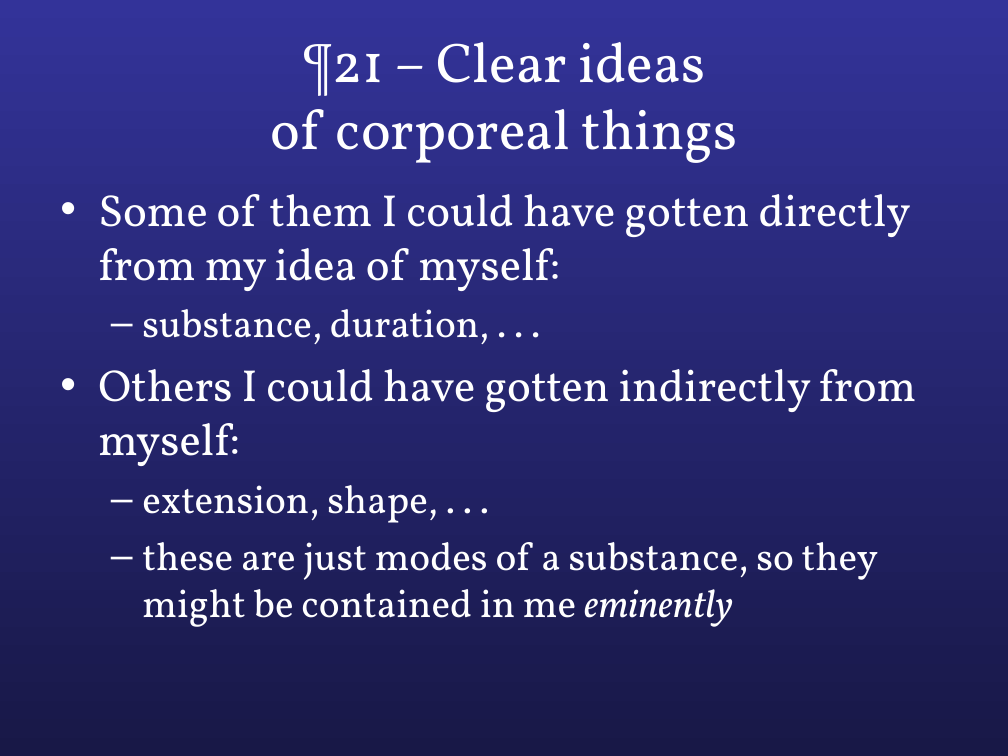
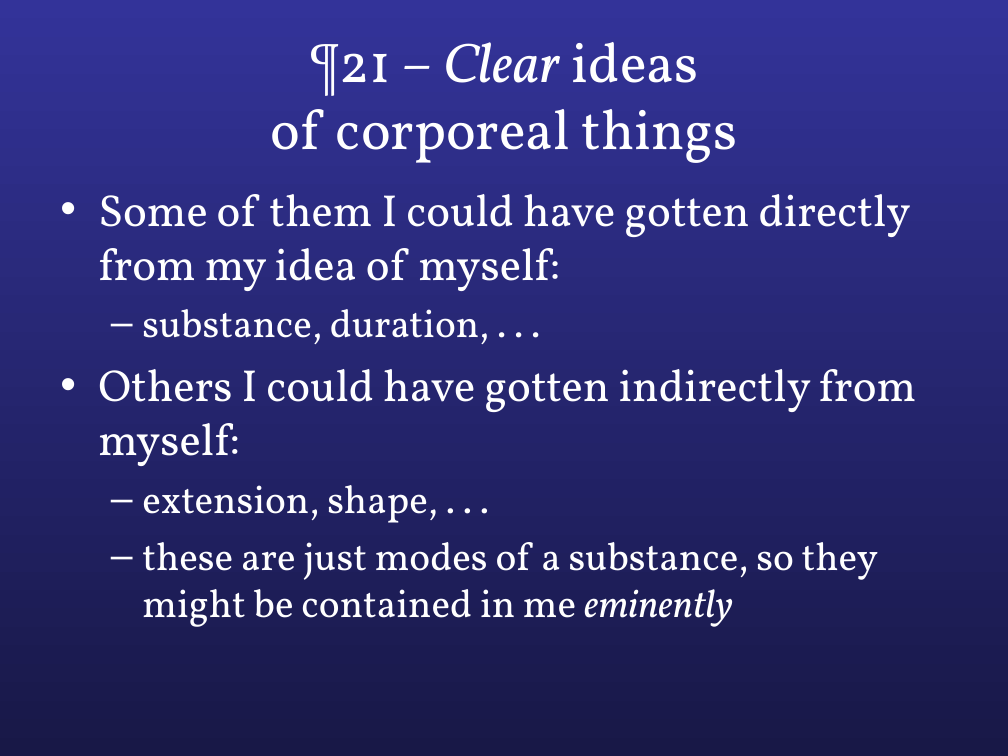
Before and after one commit to colemitchell/colemitchell.github.io, a slide deck: slide 20 of PHIL2220/Med III.ppt. Drawn at 1008x756 pixels with LibreOffice and Linux fonts; fonts in the diff are those of the drawing. Boxes give left, top, right and bottom in pixels: in the first picture for what was removed or moved away, otherwise in the second. Text is boxed around its words. In the diff, an @@ line names an element or a change of style, - is before the commit and + after.

```diff
--- a/PHIL2220/Med III.ppt
+++ b/PHIL2220/Med III.ppt
@@ title "¶21 – Clear ideas of ..." at [270, 42, 738, 163]: italic on in "Clear" @@
```
Also in this commit, not shown: 7 other slides changed.
